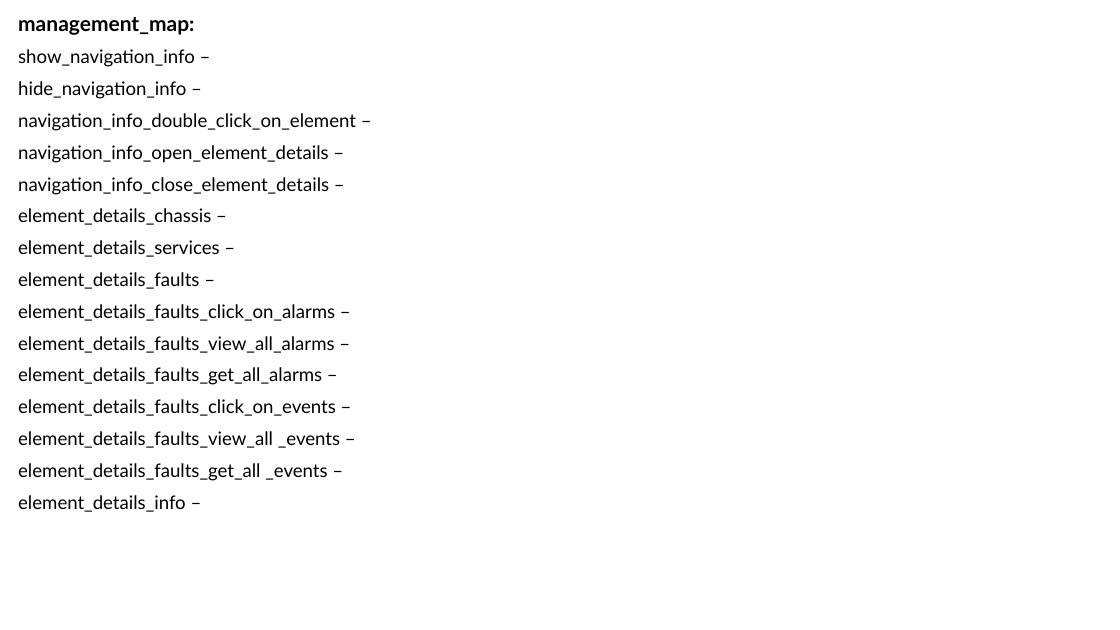
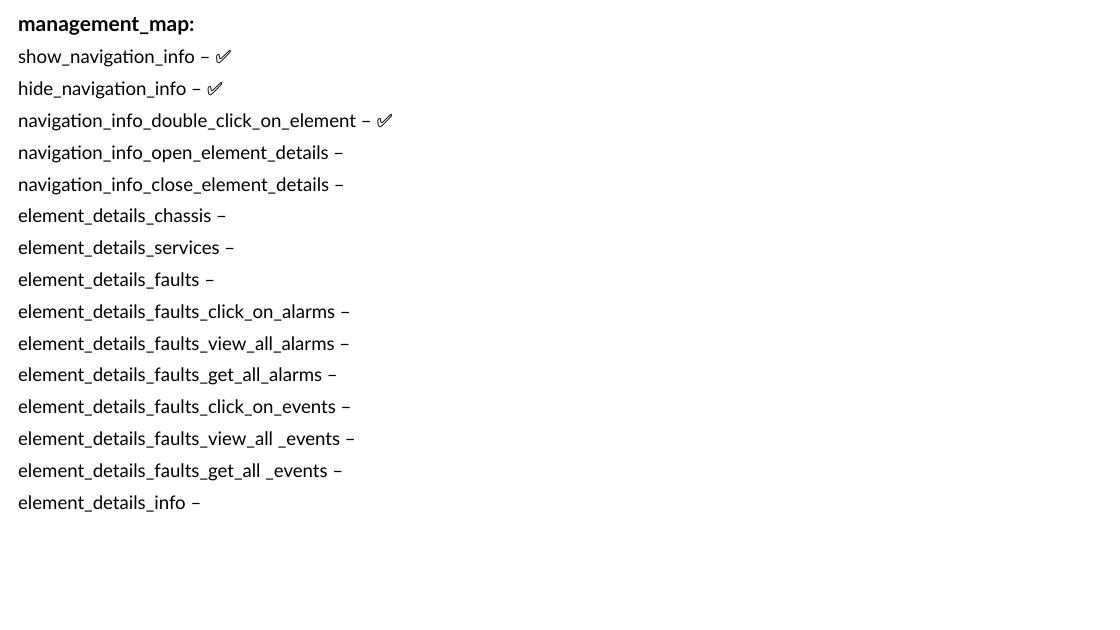
Before and after one commit to Yuval10Dahan/LightWatch_WEB, a slide deck: slide 4 of Docs/Progress_Check_Box.pptx. Drawn at 1120x630 pixels with LibreOffice and Linux fonts; fonts in the diff are those of the drawing. Boxes give left, top, right and bottom in pixels: in the first picture for what was removed or moved away, otherwise in the second. Text is boxed around its words. In the diff, an @@ line names an element or a change of style, - is before the commit and + after.

```diff
--- a/Docs/Progress_Check_Box.pptx
+++ b/Docs/Progress_Check_Box.pptx
@@ subtitle at (18, 49, 356, 131): text changed @@
-show_navigation_info –
-hide_navigation_info –
-navigation_info_double_click_on_element –
+show_navigation_info – ✅
+hide_navigation_info – ✅
+navigation_info_double_click_on_element – ✅
```
Also in this commit, not shown: 4 other files.
